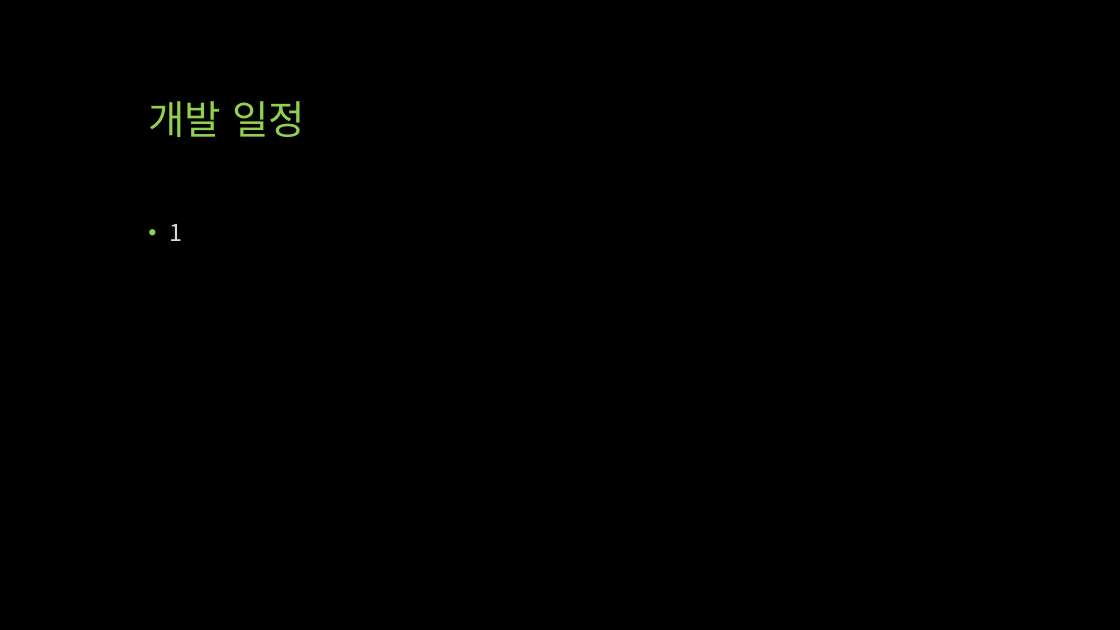
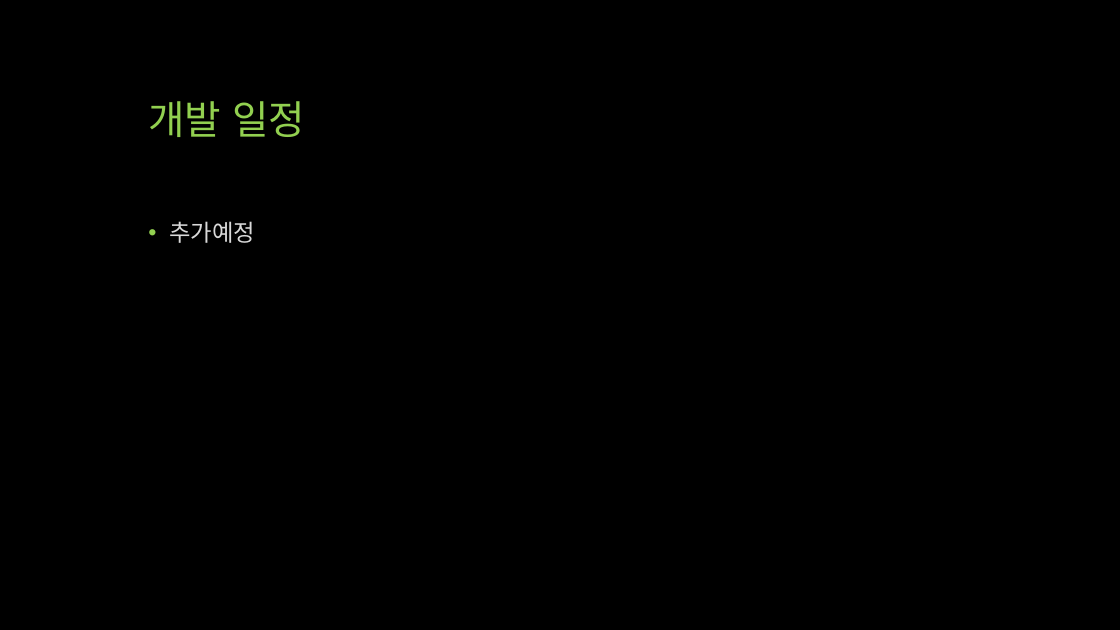
Before and after one commit to qwert830/SP, a slide deck: slide 14 of 기획/UTB (Unknown Team Battle).pptx (slide 13 before the commit). Drawn at 1120x630 pixels with LibreOffice and Linux fonts; fonts in the diff are those of the drawing. Boxes give left, top, right and bottom in pixels: in the first picture for what was removed or moved away, otherwise in the second. Text is boxed around its words. In the diff, an @@ line names an element or a change of style, - is before the commit and + after.

```diff
--- a/기획/UTB (Unknown Team Battle).pptx
+++ b/기획/UTB (Unknown Team Battle).pptx
@@ text at [169,221,255,243]: text changed @@
-• 1
+• 추가예정
```
Also in this commit, not shown: 5 other slides changed, 3 slides added, 2 slides removed, 36 other files.
